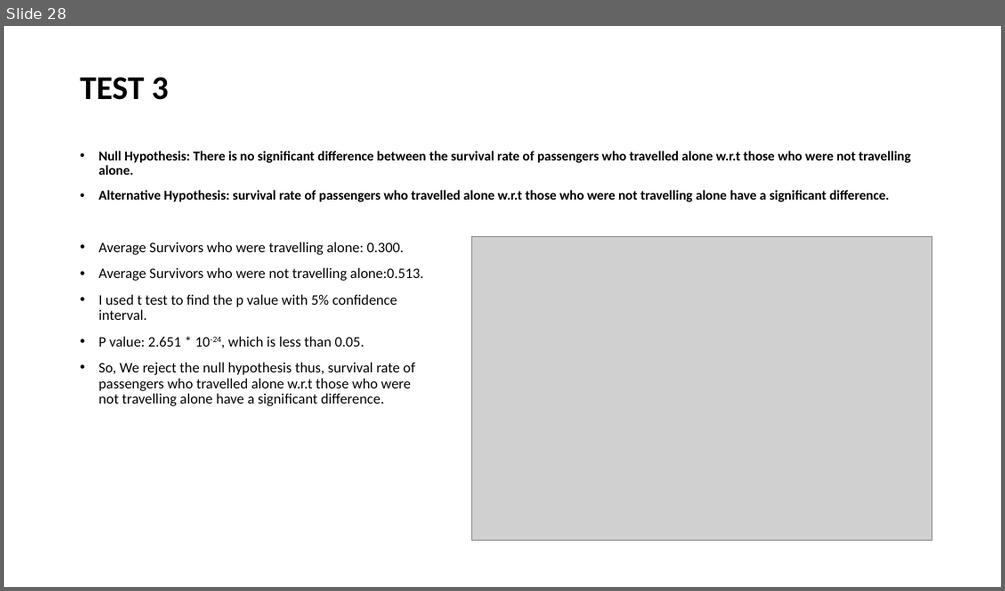
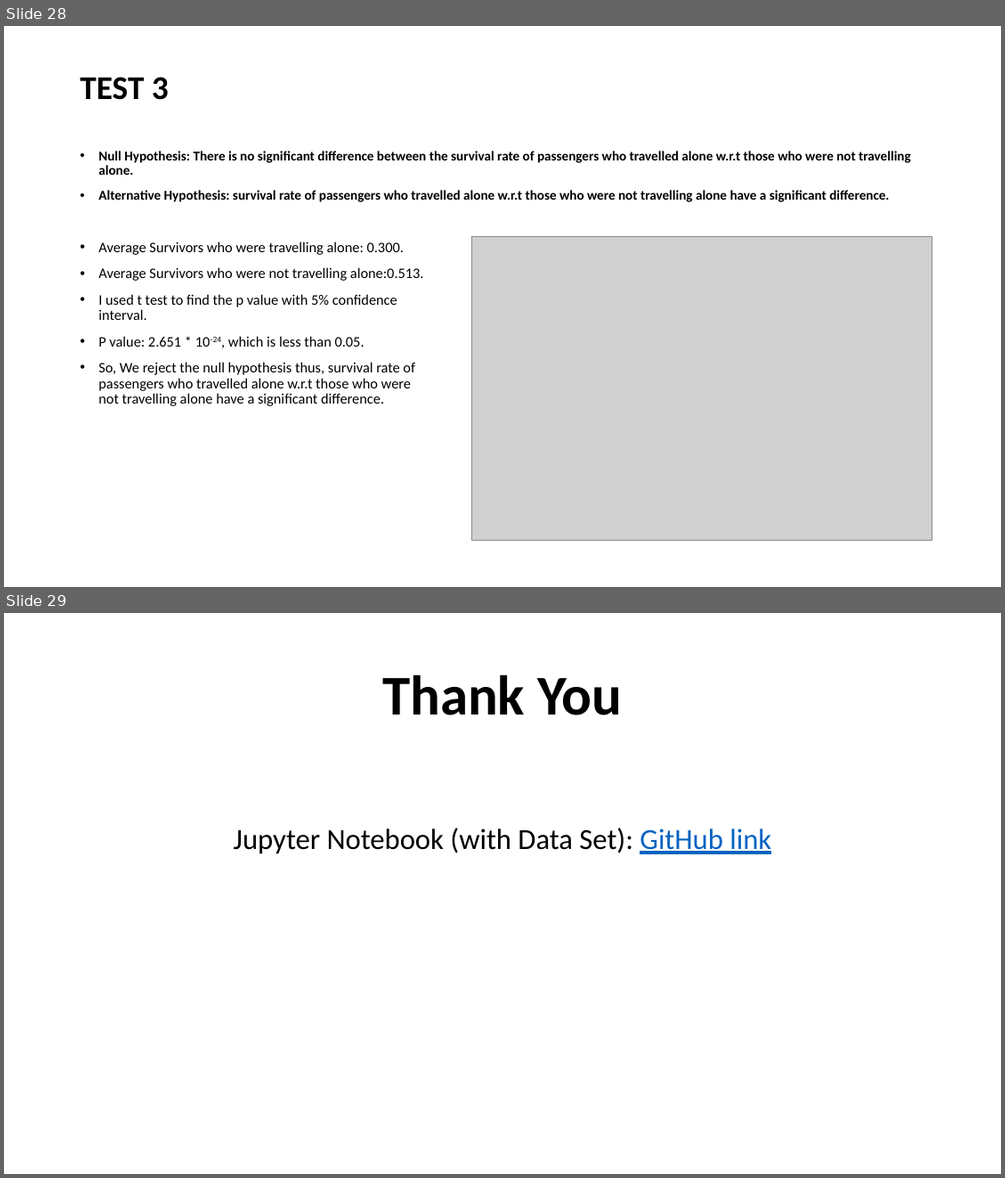
Before and after one commit to Visque/Titanic, a slide deck: Project.pptm. Shown one above the other, each under a label of ours: slide 28 before the commit, slides 28 and 29 after it. The pictures are 1005x591 and 1005x1178 pixels, drawn with LibreOffice and Linux fonts; fonts in the diff are those of the drawing; grey boxes stand for pictures. Boxes give left, top, right and bottom in pixels: in the first picture for what was removed or moved away, otherwise in the second. Text is boxed around its words. In the diff, an @@ line names an element or a change of style, - is before the commit and + after.

```diff
--- a/Project.pptm
+++ b/Project.pptm
@@ slide 29 added at [4, 613, 1001, 1174], background #FFFFFF @@
@@ title added at [382, 674, 622, 715], 54 pt, text #000000, bold @@
+Thank You
@@ text added at [234, 827, 771, 854], 28 pt, text #000000 @@
+Jupyter Notebook (with Data Set): GitHub link
```
Also in this commit, not shown: 1 slide changed.
